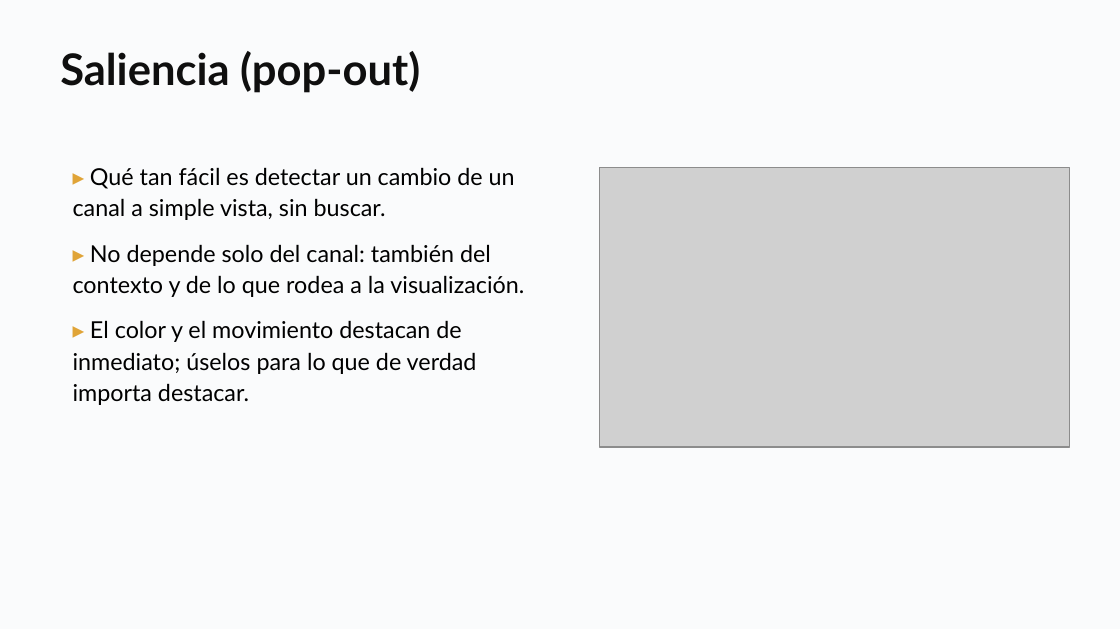
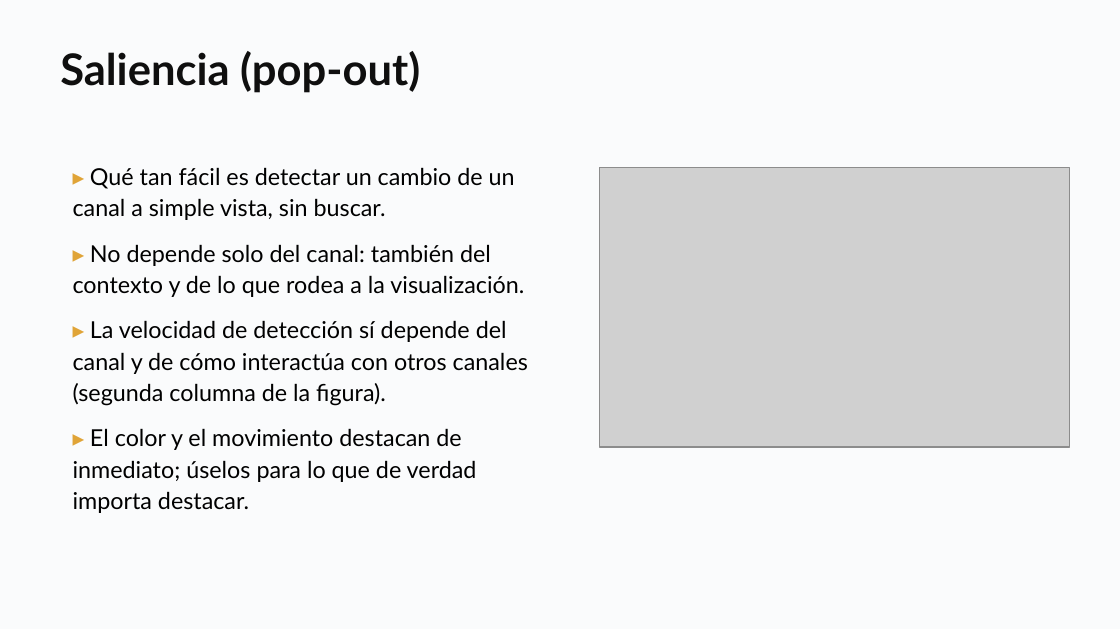
Before and after one commit to daniopitz/cienciadatos, a slide deck: slide 18 of presentaciones/clase03_visualizacion_eda.pptx (slide 13 before the commit). Drawn at 1120x629 pixels with LibreOffice and Linux fonts; fonts in the diff are those of the drawing; grey boxes stand for pictures. Boxes give left, top, right and bottom in pixels: in the first picture for what was removed or moved away, otherwise in the second. Text is boxed around its words. In the diff, an @@ line names an element or a change of style, - is before the commit and + after.

```diff
--- a/presentaciones/clase03_visualizacion_eda.pptx
+++ b/presentaciones/clase03_visualizacion_eda.pptx
@@ text at [73,320,528,406]: paragraph added @@
+▸ La velocidad de detección sí depende del canal y de cómo interactúa con otros canales (segunda columna de la figura).
```
Also in this commit, not shown: 2 other slides changed, 5 slides added, 1 other file.
